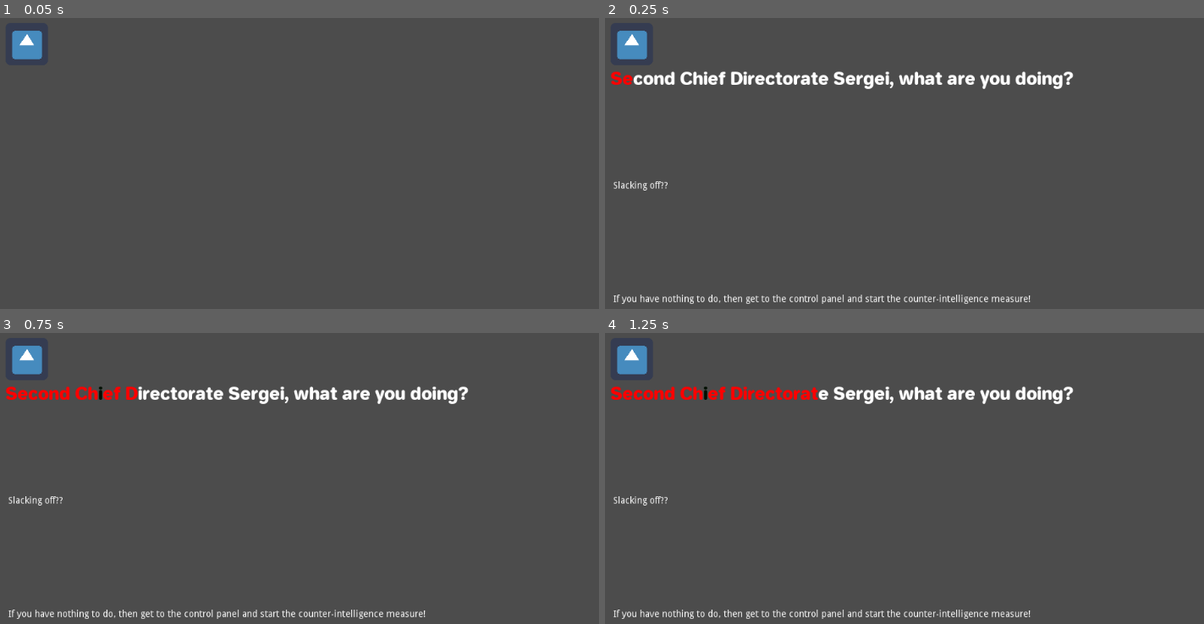
Above: before the commit, frames 1-4 (two rows, left to right).
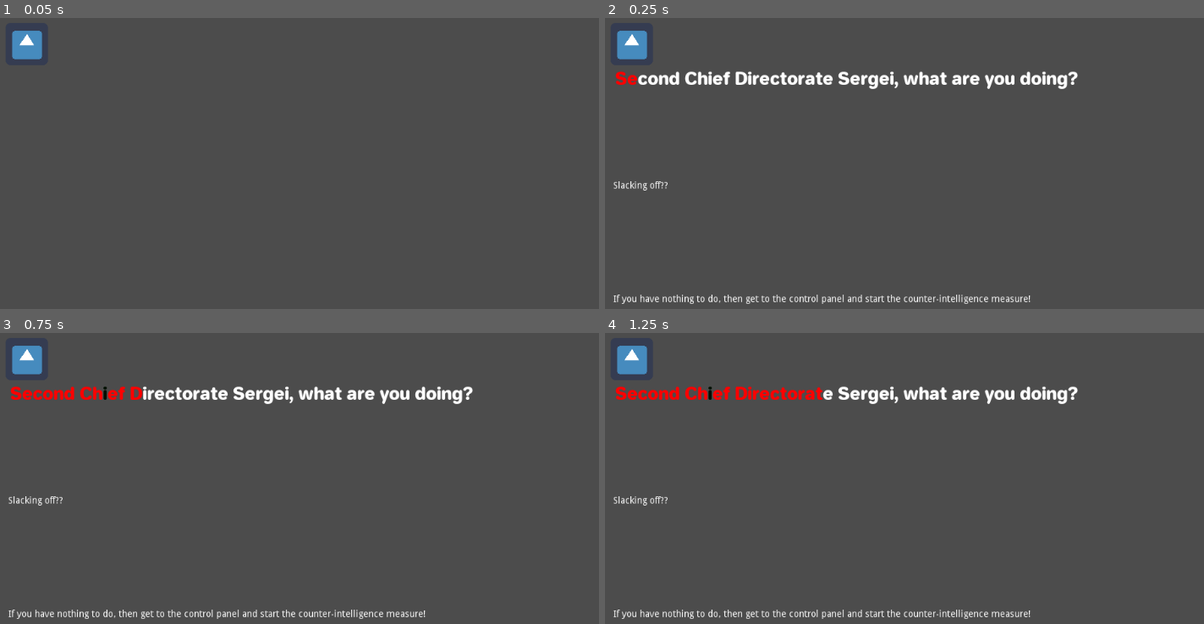
Above: after the commit, the same moments.

Repository: panorb/ludum-dare-49
Game: Godot game, scene res://ControlPanel/ControlPanel.tscn
The game is run twice, just before and just after one commit, with the same random seed, the same clock (stepped at 60 frames per second) and the same inputs. The project has no main scene, so this scene is started directly. The engine's default icon, where the game draws it, is replaced by a stand-in: a white triangle on a blue panel in a dark square.
Inputs (mouse positions are in pixels of both pictures, inside the frame that each line leads up to):
- Up to frame 1 (0.05 s): no input
- Up to frame 2 (0.25 s): no input
- Up to frame 3 (0.75 s): click (329, 359) at 0.5 s
- Up to frame 4 (1.25 s): no input

Frame 1 is identical in both runs. In frame 2, 2.2% of the frame differs, in the area x 0-79%, y 18-25%; in frame 3, 2.2%; in frame 4, 2.2%.

Commit message:
Update censored intervals in subtitle container

Diff:
--- a/godot/ControlPanel/control-panel.gd
+++ b/godot/ControlPanel/control-panel.gd
@@ -40,8 +40,6 @@
 	if subtitles["timing"][last_index]["status"] == "running":
 		subtitles["timing"][last_index]["last_pressed"] = OS.get_ticks_msec()
 		_set_start_cursor(last_index)
-	subtitles_container.censor_button_pressed = true
-
 
 func _on_CensorButton_up():
 	censor_button_down = false
@@ -51,7 +49,6 @@
 		subtitles["timing"][last_index]["time_pressed"] = subtitles["timing"][last_index]["time_pressed"] \
 												+ OS.get_ticks_msec() - subtitles["timing"][last_index]["last_pressed"]
 		_set_end_cursor(last_index)
-	subtitles_container.censor_button_pressed = false
 
 func _on_text_started(index):
 	last_index = index
@@ -73,8 +70,6 @@
 	var coverage = round(subtitles["timing"][index]["time_pressed"] \
 						/ ((subtitles["timing"][index]["end"] - subtitles["timing"][index]["start"]) * 100)) * 10
 
-	print(subtitles["timing"][index])
-
 func _set_start_cursor(index: int) -> void:
 	var censor_interval = {
 		"start_position": subtitles_container.last_cursor_position
@@ -83,7 +78,7 @@
 		subtitles["timing"][index]["censor_intervals"] = [censor_interval]
 	else:
 		subtitles["timing"][index]["censor_intervals"].append(censor_interval)
-
+	subtitles_container.update_censored_intervals(index, subtitles["timing"][index]["censor_intervals"])
 func _set_end_cursor(index: int) -> void:
 	var cursor_position = subtitles_container.last_cursor_position
 
@@ -92,3 +87,4 @@
 
 	subtitles["timing"][index]["censor_intervals"][-1]["end_position"] \
 		= cursor_position
+	subtitles_container.update_censored_intervals(index, subtitles["timing"][index]["censor_intervals"])
--- a/godot/ControlPanel/subtitle-label.gd
+++ b/godot/ControlPanel/subtitle-label.gd
@@ -9,10 +9,8 @@
 var method_track_index_start : int = 0
 var method_track_index_end : int = 1
 var current_segment_id: int = -1
-var current_index : int = -1
+var current_index : int = 0
 var preset_formatting : Dictionary = {}
-var censor_button_pressed : bool = false setget _toggle_censor_button
-var current_line_formatted = ""
 var last_cursor_position : int = 0
 
 onready var animation_player = get_node("AnimationPlayer")
@@ -47,6 +45,14 @@
 		_set_text_end_animation(index)
 
 	animation_player.add_animation(animation_name, current_animation)
+
+func update_censored_intervals(index : int, censored_intervals : Array):
+	if not subtitles_dict:
+		return
+	if index >= subtitles_dict.size():
+		return
+
+	subtitles_dict[index]["censored_intervals"] = censored_intervals
 
 func start_subtitles():
 	animation_player.set_current_animation(animation_name)
@@ -91,15 +97,11 @@
 	current_index = index
 	if current_segment_id != subtitles_dict[index]["segment"]:
 		current_segment_id = subtitles_dict[index]["segment"]
-		current_line_formatted = ""
-		if censor_button_pressed:
-			current_line_formatted += "[color=#000F00]"
 		_create_upcoming_lines()
 	last_cursor_position = 0
 	emit_signal("text_started", index)
 
 func _on_text_ended(index : int):
-	current_line_formatted = current_line_formatted + " "
 	emit_signal("text_ended", index)
 
 func _create_upcoming_lines():
@@ -120,16 +122,20 @@
 				subtitles_dict[index]["segment"] == current_segment_id + line_index:
 
 				var text_element = subtitles_dict[index]["text"]
-
-				if index in preset_formatting.keys():
-					for property in preset_formatting[index].keys():
-						match property:
-							"color":
-								text_element = "[color=" \
-												+ preset_formatting[index][property]
-
-
-				line = PoolStringArray([line, subtitles_dict[index]["text"]]).join(" ")
+				var formatted_text_element = text_element
+
+				if "censored_intervals" in subtitles_dict[index].keys():
+					var left = 0
+					var right = 0
+					for interval in subtitles_dict[index]["censored_intervals"]:
+						left = interval["start_position"]
+						formatted_text_element += text_element.substr(right, left - right)
+						right = interval["end_position"]
+						formatted_text_element += "[color=#000F00]" + text_element.substr(left, right-left) \
+													+ "[/color]"
+						formatted_text_element += text_element.substr(right)
+
+				line = PoolStringArray([line, formatted_text_element]).join(" ")
 				index += 1
 
 		lines[line_index].bbcode_text = line
@@ -143,39 +149,70 @@
 	var text_length = subtitles_dict[current_index]["text"].length()
 	var new_cursor_position = round(text_length * share)
 
-	if new_cursor_position != last_cursor_position or new_cursor_position == 0:
-		lines[0].bbcode_text = _update_current_line(new_cursor_position)
-
-func _update_current_line(new_cursor_position : int):
+	if new_cursor_position != last_cursor_position:
+		last_cursor_position = new_cursor_position
+		_update_current_line()
+
+func _update_current_line():
 	var line = ""
-	var index = current_index - 1
-
-	var extension = subtitles_dict[current_index]["text"].substr(last_cursor_position,
-			new_cursor_position - last_cursor_position)
-
-	current_line_formatted = current_line_formatted + extension
-
-	line = current_line_formatted
-
-	if line.length() > 0:
-		if censor_button_pressed:
-			line += "[/color]"
-		line = "[color=#FF0000]" + line + "[/color]"
-
-	line += subtitles_dict[current_index]["text"].substr(new_cursor_position)
-
-	# Part after the current text
-	index = current_index + 1
-	while index < subtitles_dict.size() and subtitles_dict[index]["segment"] == current_segment_id:
-		line += " " + subtitles_dict[index]["text"]
+	var index = max(current_index - 1, 0)
+
+	# Find first text elment of segment
+	while index >= 0 and subtitles_dict[index]["segment"] == current_segment_id:
+		index -= 1
+
+	if index < 0 or subtitles_dict[index]["segment"] != current_segment_id:
 		index += 1
 
-	last_cursor_position = new_cursor_position
-	return line
-
-func _toggle_censor_button(value : bool) -> void:
-	censor_button_pressed = value
-	if censor_button_pressed:
-		current_line_formatted += "[color=#000F00]"
-	else:
-		current_line_formatted += "[/color]"
+	if subtitles_dict[index]["segment"] != current_segment_id:
+		return
+
+	while subtitles_dict[index]["segment"] == current_segment_id:
+		var text_element = subtitles_dict[index]["text"]
+		var formatted_text_element = ""
+
+		var left = 0
+		var right = 0
+
+		if "censored_intervals" in subtitles_dict[index].keys():
+			for interval in subtitles_dict[index]["censored_intervals"]:
+				left = interval["start_position"]
+				if index == current_index:
+					# Cursor position passed
+					if left >= last_cursor_position and right <= last_cursor_position:
+						formatted_text_element  += text_element.substr(right, last_cursor_position - right)
+						formatted_text_element += "[/color]"
+						formatted_text_element += text_element.substr(last_cursor_position, left-last_cursor_position)
+					else:
+						formatted_text_element += text_element.substr(right, left - right)
+
+					# If no end position key is present, the text is censored until the current cursor position
+					if not "end_position" in interval.keys():
+						right = last_cursor_position
+					else:
+						right = interval["end_position"]
+
+					# Cursor is inside the current censored interval
+					if left < last_cursor_position and right >= last_cursor_position:
+						# Split the censor color tags to insert the closing cursor color tag
+						formatted_text_element += "[color=#000F00]" + text_element.substr(left, last_cursor_position-left) + "[/color]"
+						formatted_text_element += "[/color]"
+						formatted_text_element += "[color=#000F00]" + text_element.substr(last_cursor_position, right-last_cursor_position) + "[/color]"
+				else:
+					formatted_text_element += text_element.substr(right, left - right)
+					right = interval["end_position"]
+					formatted_text_element += "[color=#000F00]" + text_element.substr(left, right-left) \
+											+ "[/color]"
+
+		if index == current_index and (right < last_cursor_position):
+			formatted_text_element += text_element.substr(right, last_cursor_position-right)
+			formatted_text_element += "[/color]"
+			formatted_text_element += text_element.substr(last_cursor_position)
+		else:
+			formatted_text_element += text_element.substr(right)
+
+		line = PoolStringArray([line, formatted_text_element]).join(" ")
+		index += 1
+
+	print(line)
+	lines[0].bbcode_text = "[color=#FF0000]" + line
